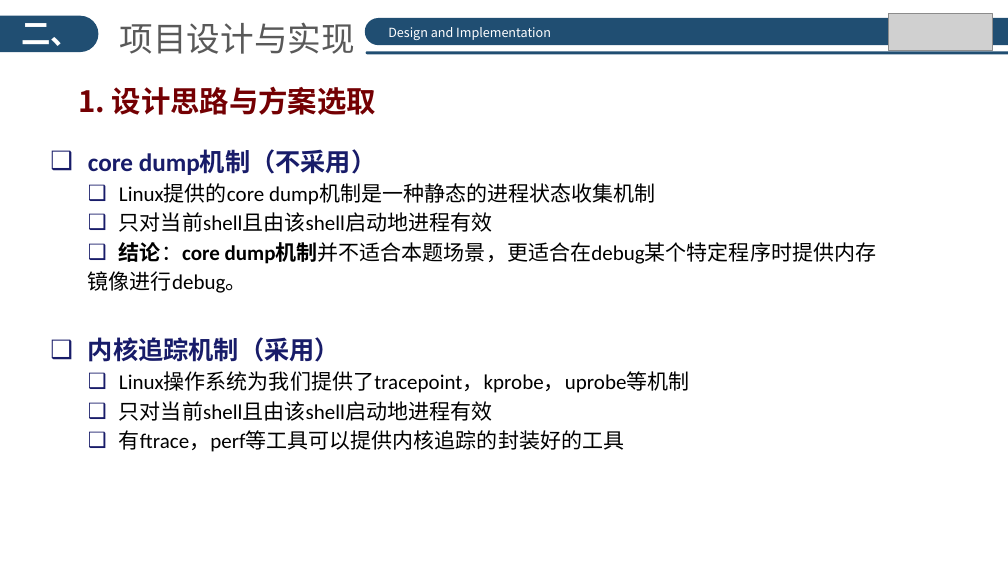
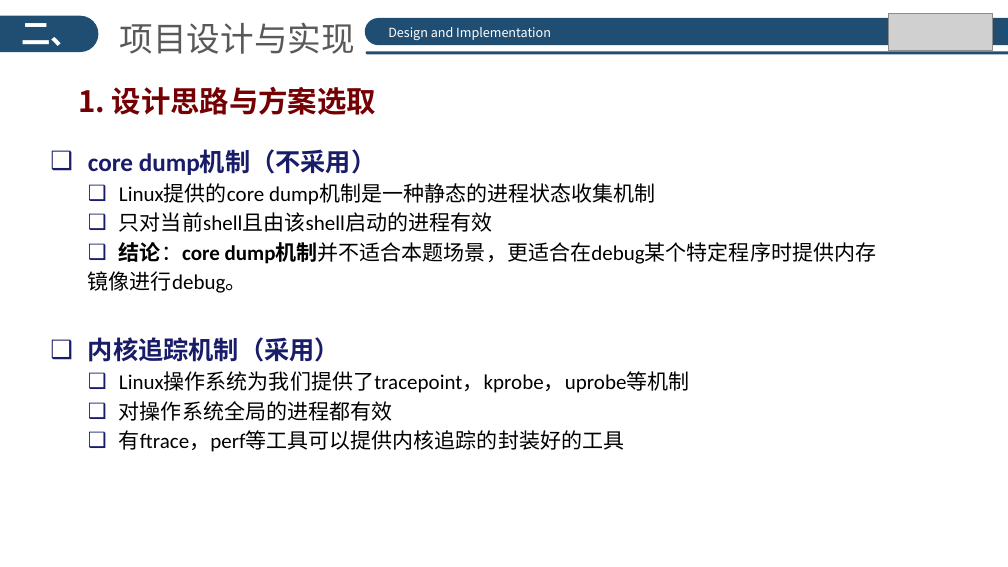
Before and after one commit to hrpccs/CrashCrawler, a slide deck: slide 6 of doc/Crashcrawler_SYSU.pptx. Drawn at 1008x567 pixels with LibreOffice and Linux fonts; fonts in the diff are those of the drawing; grey boxes stand for pictures; background and template pictures are left out. Boxes give left, top, right and bottom in pixels: in the first picture for what was removed or moved away, otherwise in the second. Text is boxed around its words. In the diff, an @@ line names an element or a change of style, - is before the commit and + after.

```diff
--- a/doc/Crashcrawler_SYSU.pptx
+++ b/doc/Crashcrawler_SYSU.pptx
@@ text at bbox=[119, 212, 492, 232]: text changed @@
-  ❑ 只对当前shell且由该shell启动地进程有效
+  ❑ 只对当前shell且由该shell启动的进程有效
@@ text at bbox=[119, 401, 392, 421]: text changed @@
-  ❑ 只对当前shell且由该shell启动地进程有效
+  ❑ 对操作系统全局的进程都有效
```
Also in this commit, not shown: 4 other slides changed, 2 slides added, 1 slide removed, 2 other files.
